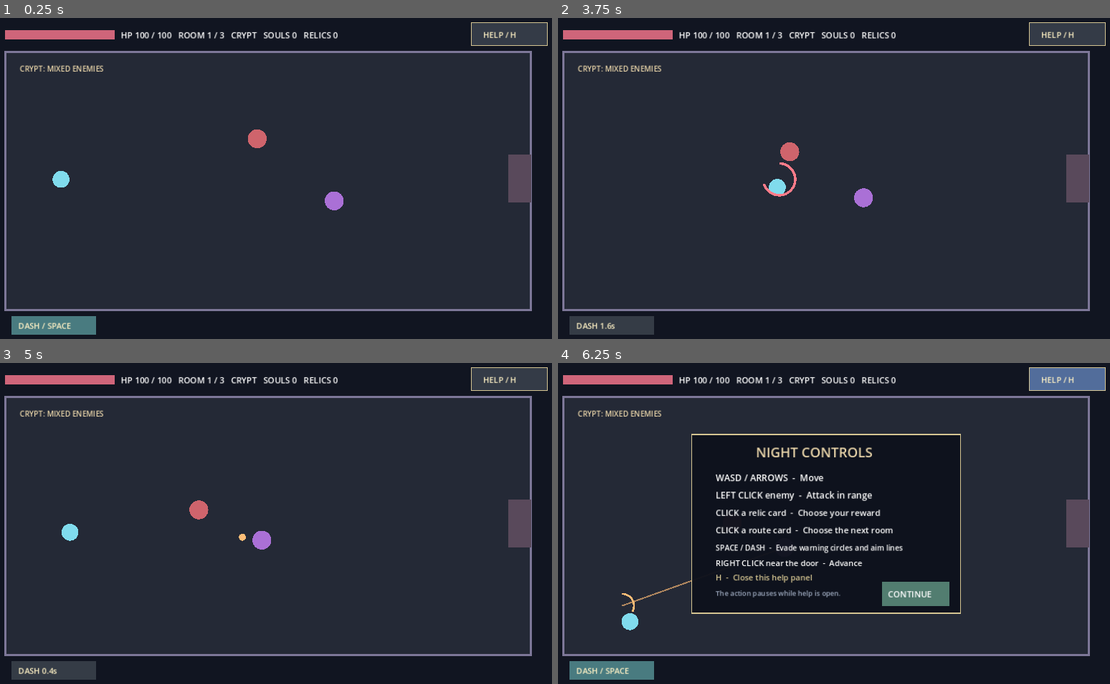
Above: before the commit, frames 1-4 (two rows, left to right).
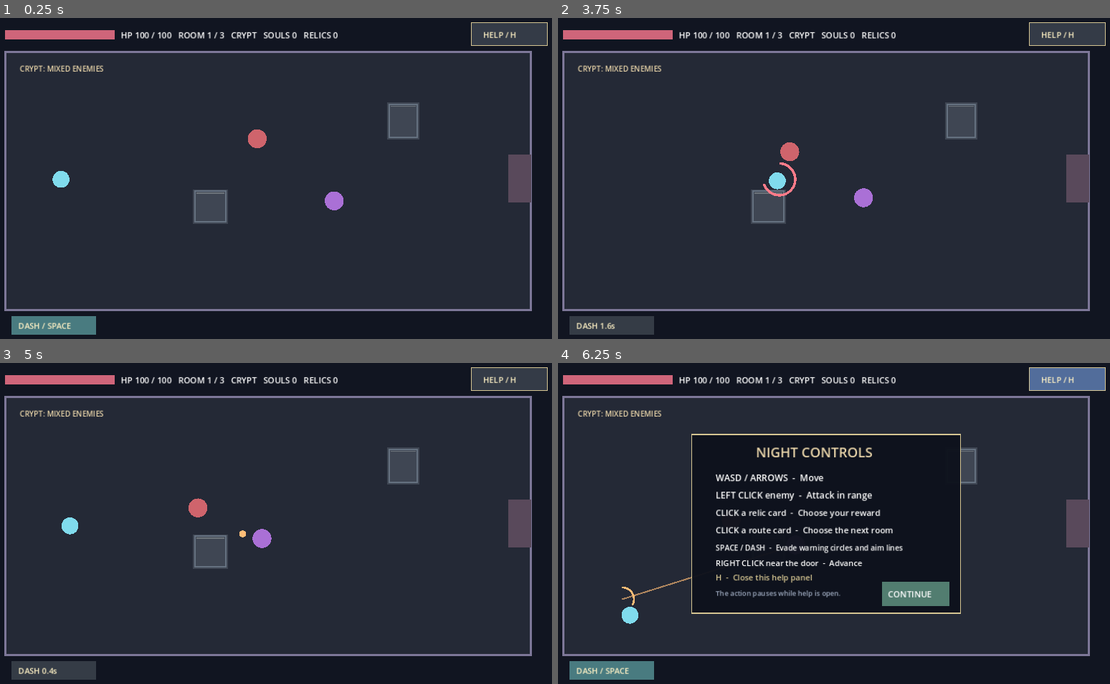
Above: after the commit, the same moments.

Repository: DoctorStrangeSH/Last-Ritual
Game: Godot game, scene res://scenes/topdown_night_prototype.tscn
Same seed, same stepped clock (60 frames per second), same inputs: the game is played once before the commit and once after it. This scene is started directly instead of the project's main scene.
Inputs (mouse positions are in pixels of both pictures, inside the frame that each line leads up to):
- Up to frame 1 (0.25 s): no input
- Up to frame 2 (3.75 s): tap Enter at 0.5, 2.75 s; move the mouse to (949, 162) at 0.52 s; hold Right (ui_right) 0.53-1.28 s; tap Space at 0.6, 0.77, 1.07, 1.52, 1.55, 1.82, 2, 2.3, 2.85, 3.02, 3.32, 3.5 s; click (949, 162) at 0.67 s; move the mouse to (712, 194) at 1.27 s; hold Down (ui_down) 1.28-2.03 s; tap H at 1.35, 3.6 s; click (712, 194) at 1.42 s; move the mouse to (883, 107) at 2.02 s; hold Right (ui_right) 2.03-2.78 s; tap R at 2.1 s; click (883, 107) at 2.17 s; move the mouse to (795, 242) at 2.77 s; hold Up (ui_up) 2.78-3.53 s; click (795, 242) at 2.92 s; move the mouse to (999, 226) at 3.52 s; hold Left (ui_left) from 3.53 s (still down); click (999, 226) at 3.67 s
- Up to frame 3 (5 s): keep holding Left (ui_left); tap Space at 3.77, 3.8, 4.07, 4.52, 4.55, 4.82 s; move the mouse to (93, 475) at 4.27 s; tap R at 4.35 s; click (93, 475) at 4.42 s
- Up to frame 4 (6.25 s): move the mouse to (856, 523) at 5.02 s; release Left (ui_left) at 5.03 s; hold Down (ui_down) 5.03-5.78 s; tap Space at 5.1, 6.02, 6.05 s; click (856, 523) at 5.17 s; move the mouse to (740, 443) at 5.77 s; hold Right (ui_right) from 5.78 s (still down); tap H at 5.85 s; click (740, 443) at 5.92 s

The runs differ from the first frame. In frame 1, 1.4% of the frame differs, in the area x 34-76%, y 26-65%; in frame 2, 1.4%; in frame 3, 1.6%, in the area x 11-76%, y 26-65%; in frame 4, 0.6%.

Commit message:
V4: колонны и укрытия в ночных комнатах (#101)
* feat(night): procedural room cover that blocks movement, dash, arrows and attacks

* test(night): obstacles block walking, dash, ranged shots and melee paths across room variants

* docs(v4): track solid room cover and manual pathing QA

* docs(qa): add collision, dash, ranged cover and enemy navigation checks

* fix(godot44): implement segment-AABB sweep without unavailable Rect2 method

Diff:
--- a/scripts/topdown_night_prototype.gd
+++ b/scripts/topdown_night_prototype.gd
@@ -17,6 +17,8 @@
 const FLANKER_WARNING := 0.38
 const CHAMPION_WARNING := 0.7
 const CHAMPION_ARMOR := 1
+const HERO_RADIUS := 16.0
+const ENEMY_RADIUS := 19.0
 var room_index := 0
 var difficulty := 0 # 0 normal, 1 hard, 2 nightmare
 var dungeon_seed := 0
@@ -39,6 +41,7 @@
 var player_hp := 100
 var enemies: Array[Dictionary] = []
 var hostile_shots: Array[Dictionary] = []
+var obstacles: Array[Rect2] = []
 var ranged_fire_clock := 0.0
 var reward_available := false
 var rewards_taken := 0
@@ -67,6 +70,7 @@
     shop_open = false
     enemies.clear()
     hostile_shots.clear()
+    obstacles.clear()
     ranged_fire_clock = 0.0
     death_bursts.clear()
     floating_combat_texts.clear()
@@ -74,6 +78,7 @@
     reward_notice_time = 0.0
     room_variant = override_variant if override_variant >= 0 else posmod(dungeon_seed + index, ROOM_KINDS.size())
     var mirror := 1.0 if posmod(dungeon_seed + room_index, 2) == 0 else -1.0
+    build_room_cover()
     match room_variant:
         0:
             # Crypt: predictable melee + a ranged shooter with room to learn dodge.
@@ -91,6 +96,69 @@
             spawn_enemy(Vector2(850.0, 450.0), 8, 75.0, false, "champion")
     queue_redraw()
 
+func build_room_cover() -> void:
+    # Keep spawn, relic cards and the eastern exit clear. Cover affects projectiles
+    # and both sides' movement, not just how the room looks.
+    match room_variant:
+        0:
+            obstacles.assign([Rect2(425, 345, 70, 70), Rect2(815, 170, 65, 75)])
+        1:
+            obstacles.assign([Rect2(365, 300, 75, 65), Rect2(685, 190, 75, 70)])
+        2:
+            obstacles.assign([Rect2(475, 355, 70, 85), Rect2(920, 255, 70, 90)])
+
+func first_cover_hit(from: Vector2, to: Vector2, radius: float = 0.0) -> Variant:
+    # Ray-vs-AABB slab intersection for finite segments. Godot 4.4's Rect2
+    # does not expose intersects_segment; use an explicit sweep for fast dashes.
+    var first: Variant = null
+    var best_distance := INF
+    var travel: Vector2 = to - from
+    for wall in obstacles:
+        var expanded: Rect2 = wall.grow(radius)
+        if expanded.has_point(from):
+            continue
+        var entry := 0.0
+        var exit := 1.0
+        var intersects := true
+        for axis in range(2):
+            var initial: float = from.x if axis == 0 else from.y
+            var delta_axis: float = travel.x if axis == 0 else travel.y
+            var low: float = expanded.position.x if axis == 0 else expanded.position.y
+            var high: float = expanded.end.x if axis == 0 else expanded.end.y
+            if absf(delta_axis) < 0.00001:
+                if initial < low or initial > high:
+                    intersects = false
+                    break
+                continue
+            var near_t: float = (low - initial) / delta_axis
+            var far_t: float = (high - initial) / delta_axis
+            entry = maxf(entry, minf(near_t, far_t))
+            exit = minf(exit, maxf(near_t, far_t))
+            if entry > exit:
+                intersects = false
+                break
+        if intersects and entry <= 1.0 and exit >= 0.0:
+            var hit: Vector2 = from + travel * entry
+            if from.distance_squared_to(hit) < best_distance:
+                first = hit
+                best_distance = from.distance_squared_to(hit)
+    return first
+
+func cover_blocks_line(from: Vector2, to: Vector2) -> bool:
+    return first_cover_hit(from, to) != null
+
+func clipped_position(from: Vector2, to: Vector2, radius: float) -> Vector2:
+    var legal_target: Vector2 = to.clamp(ARENA.position + Vector2(radius, radius), ARENA.end - Vector2(radius, radius))
+    var hit: Variant = first_cover_hit(from, legal_target, radius)
+    if hit == null:
+        return legal_target
+    var travel: Vector2 = legal_target - from
+    return from + travel.normalized() * maxf(0.0, from.distance_to(hit) - 1.0)
+
+func slide_around_cover(from: Vector2, travel: Vector2, radius: float) -> Vector2:
+    var horizontal := clipped_position(from, from + Vector2(travel.x, 0.0), radius)
+    return clipped_position(horizontal, horizontal + Vector2(0.0, travel.y), radius)
+
 func spawn_enemy(position: Vector2, hp: int, speed: float, ranged: bool, role: String = "regular") -> void:
     enemies.append({
         "pos": position,
@@ -112,8 +180,7 @@
         direction = direction.normalized()
     if direction.length_squared() > 0.01:
         last_move_direction = direction.normalized()
-    player_pos += direction * SPEED * delta
-    player_pos = player_pos.clamp(ARENA.position + Vector2(16, 16), ARENA.end - Vector2(16, 16))
+    player_pos = slide_around_cover(player_pos, direction * SPEED * delta, HERO_RADIUS)
     queue_redraw()
 
 func dash() -> bool:
@@ -121,7 +188,7 @@
         return false
     if last_move_direction.length_squared() < 0.01:
         return false
-    var destination: Vector2 = (player_pos + last_move_direction.normalized() * DASH_DISTANCE).clamp(ARENA.position + Vector2(16, 16), ARENA.end - Vector2(16, 16))
+    var destination: Vector2 = clipped_position(player_pos, player_pos + last_move_direction.normalized() * DASH_DISTANCE, HERO_RADIUS)
     if player_pos.distance_squared_to(destination) < 1.0:
         return false
     dash_origin = player_pos
@@ -140,7 +207,7 @@
     for i in range(enemies.size()):
         var p: Vector2 = enemies[i]["pos"]
         var dist := player_pos.distance_to(p)
-        if dist <= ATTACK_RANGE and p.distance_to(target) < 55.0 and dist < nearest:
+        if dist <= ATTACK_RANGE and p.distance_to(target) < 55.0 and dist < nearest and not cover_blocks_line(player_pos, p):
             nearest = dist
             hit = i
     if hit == -1:
@@ -311,10 +378,14 @@
     move_player(direction, delta)
     update_enemy_attacks(delta)
     for shot in hostile_shots.duplicate():
-        shot["pos"] += shot["velocity"] * delta
-        if not ARENA.has_point(shot["pos"]):
+        var old_pos: Vector2 = shot["pos"]
+        var new_pos: Vector2 = old_pos + shot["velocity"] * delta
+        var impact: Variant = first_cover_hit(old_pos, new_pos, 7.0)
+        if impact != null or not ARENA.has_point(new_pos):
             hostile_shots.erase(shot)
-        elif shot["pos"].distance_to(player_pos) <= 19.0:
+            continue
+        shot["pos"] = new_pos
+        if Geometry2D.get_closest_point_to_segment(player_pos, old_pos, new_pos).distance_to(player_pos) <= 19.0:
             if invulnerable_time <= 0.0:
                 take_damage(8)
             hostile_shots.erase(shot)
@@ -325,7 +396,14 @@
             step = Vector2.ZERO
         if not enemy["ranged"] and float(enemy.get("melee_warning", 0.0)) > 0.0:
             step = Vector2.ZERO
-        enemy["pos"] = (pos + step).clamp(ARENA.position, ARENA.end)
+        var moved := slide_around_cover(pos, step, ENEMY_RADIUS)
+        if pos.distance_squared_to(moved) < 0.01 and step.length_squared() > 0.01:
+            # Sidestep around cover rather than letting melee enemies stack on a pillar.
+            var sideways := Vector2(-step.y, step.x)
+            moved = clipped_position(pos, pos + sideways, ENEMY_RADIUS)
+            if pos.distance_squared_to(moved) < 0.01:
+                moved = clipped_position(pos, pos - sideways, ENEMY_RADIUS)
+        enemy["pos"] = moved
     queue_redraw()
 
 func update_enemy_attacks(delta: float) -> void:
@@ -448,6 +526,10 @@
     draw_rect(Rect2(Vector2.ZERO, Vector2(1152, 648)), Color("#111521"))
     draw_rect(ARENA, Color("#242936"))
     draw_rect(ARENA, Color("#7d7798"), false, 4.0)
+    for wall in obstacles:
+        draw_rect(wall, Color("#3f4653"))
+        draw_rect(wall.grow(-4.0), Color("#657180"), false, 3.0)
+        draw_line(wall.position + Vector2(7, 8), wall.position + Vector2(wall.size.x - 7, 8), Color("#a3a9a9", 0.45), 2.0)
     if dash_flash_time > 0.0:
         draw_line(dash_origin, player_pos, Color("#83e4ed", dash_flash_time / 0.18), 8.0)
     draw_circle(player_pos, 22.0 if player_hit_flash > 0.0 else 17.0, Color("#fff1d1") if player_hit_flash > 0.0 else (Color("#80dbed") if invulnerable_time <= 0.0 or int(invulnerable_time * 16.0) % 2 == 0 else Color("#4c657a")))
--- a/tests/topdown_smoke.gd
+++ b/tests/topdown_smoke.gd
@@ -410,6 +410,41 @@
     check(is_zero_approx(dash_probe.dash_cooldown) and dash_probe.last_move_direction == Vector2.RIGHT, "Restart clears dash cooldown and facing")
     dash_probe.queue_free()
 
+    var cover_probe = packed.instantiate()
+    root.add_child(cover_probe)
+    check(cover_probe.obstacles.size() == 2 and cover_probe.ROOM_KINDS[cover_probe.room_variant] == "CRYPT", "Crypt has two recognizable cover pillars")
+    var crypt_wall: Rect2 = cover_probe.obstacles[0]
+    check(not crypt_wall.grow(cover_probe.HERO_RADIUS).has_point(cover_probe.player_pos), "Cover leaves the starting position clear")
+    cover_probe.player_pos = Vector2(350.0, 370.0)
+    cover_probe.move_player(Vector2.RIGHT, 1.0)
+    check(cover_probe.player_pos.x < crypt_wall.position.x - 16.0 and is_equal_approx(cover_probe.player_pos.y, 370.0), "Hero cannot walk through a stone pillar")
+    cover_probe.player_pos = Vector2(350.0, 370.0)
+    cover_probe.last_move_direction = Vector2.RIGHT
+    check(cover_probe.dash() and cover_probe.player_pos.x < crypt_wall.position.x - 16.0, "Dash stops safely at cover rather than teleporting through it")
+    cover_probe.dash_cooldown = 0.0
+    cover_probe.player_pos = Vector2(350.0, 370.0)
+    cover_probe.enemies.clear()
+    cover_probe.enemies.append({"pos": Vector2(500.0, 370.0), "hp": 3, "speed": 0.0, "ranged": false})
+    cover_probe.attack_cooldown = 0.0
+    check(not cover_probe.attack(Vector2(500.0, 370.0)), "Hero cannot damage an enemy through solid cover")
+    cover_probe.enemies.clear()
+    cover_probe.player_pos = Vector2(520.0, 370.0)
+    cover_probe.invulnerable_time = 0.0
+    cover_probe.hostile_shots.append({"pos": Vector2(350.0, 370.0), "velocity": Vector2.RIGHT * 180.0})
+    cover_probe._process(1.0)
+    check(cover_probe.hostile_shots.is_empty() and cover_probe.player_hp == 100, "Pillar catches a hostile shot before it reaches the hero")
+    cover_probe.enemies.append({"pos": Vector2(350.0, 370.0), "hp": 3, "speed": 120.0, "ranged": false})
+    cover_probe._process(0.5)
+    check(cover_probe.enemies[0]["pos"].x < crypt_wall.position.x - cover_probe.ENEMY_RADIUS, "Melee pursuers cannot pass straight through pillars")
+    cover_probe.open_room(1, 1)
+    check(cover_probe.obstacles.size() == 2 and cover_probe.obstacles[0] != crypt_wall, "Next room replaces crypt cover with ambush layout")
+    var ambush_cover: Array[Rect2] = cover_probe.obstacles.duplicate()
+    cover_probe.open_room(1, 1)
+    check(cover_probe.obstacles == ambush_cover and cover_probe.hostile_shots.is_empty(), "Room cover is deterministic and reentry clears shots")
+    cover_probe.open_room(2, 2)
+    check(cover_probe.obstacles.size() == 2 and not cover_probe.obstacles[0].has_point(Vector2(160, 325)), "Elite cover keeps hero spawn accessible")
+    cover_probe.queue_free()
+
     var patterns = packed.instantiate()
     root.add_child(patterns)
     patterns.set_dungeon_seed(1)
Not shown, changed: docs/QA_PLAYTEST.md
Not shown, changed: docs/ROADMAP.md
